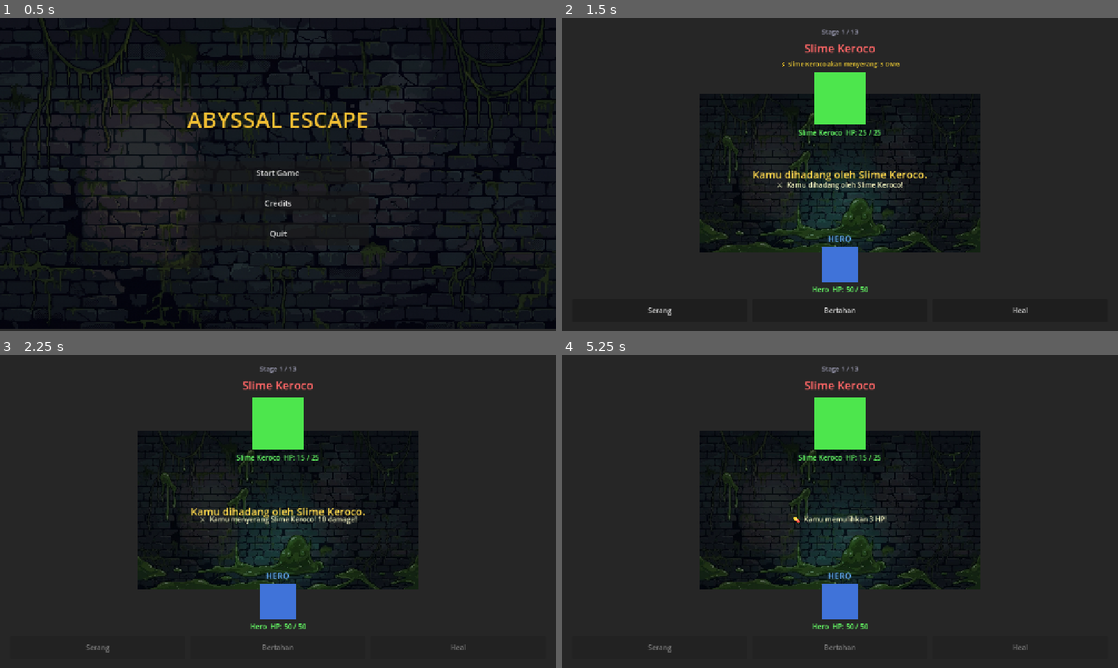
Above: before the commit, frames 1-4 (two rows, left to right).
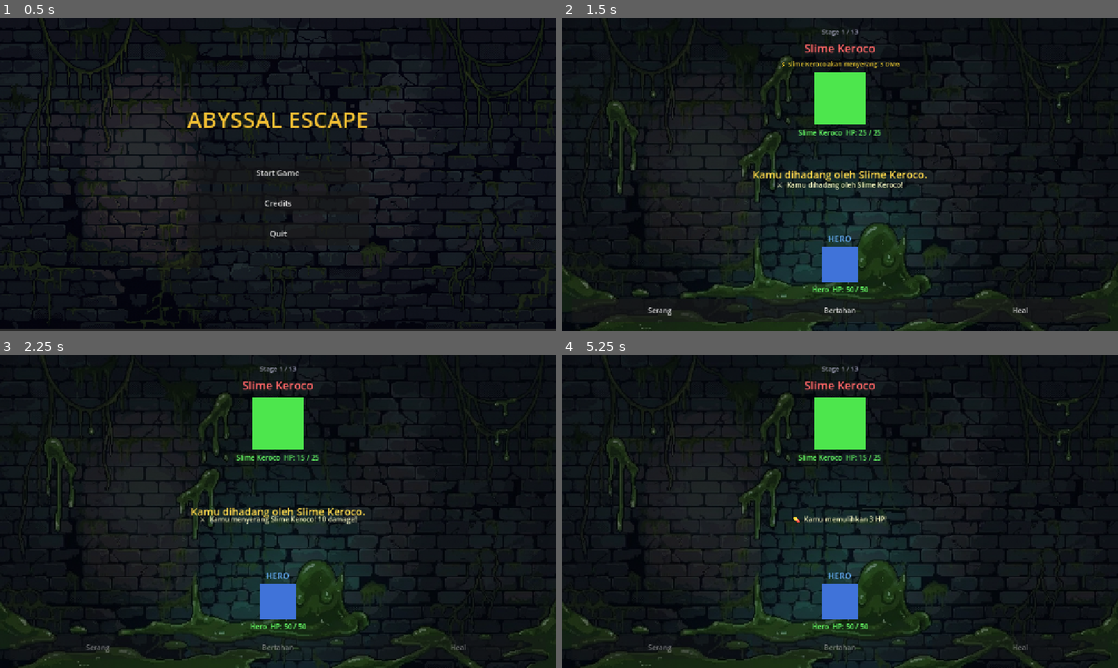
Above: after the commit, the same moments.

Repository: nauvalaslam/abyssal-escape
Game: Godot game, scene res://scenes/main_menu/main_menu.tscn
Two runs of this game, one before a commit and one after it. Both use one fixed random seed, a clock stepped at 60 frames per second and the inputs below.
Inputs:
- Up to frame 1 (0.5 s): no input
- Up to frame 2 (1.5 s): click "Start Game" at 0.5 s; click "Eksplorasi" at 1.25 s
- Up to frame 3 (2.25 s): click "Serang" at 2 s
- Up to frame 4 (5.25 s): tap Enter at 2.75 s; click "Bertahan" at 3.5 s; tap Space at 4.25 s; click "Heal" at 5 s

Frame 1 is identical in both runs. In frame 2, 32% of the frame differs, in the area x 0-100%, y 0-100%; in frame 3, 32%; in frame 4, 32%.

Commit message:
fix: convert audio to valid MP3 format and fix background scale stretching for Slime, Skeleton, Dragon

Diff:
--- a/scenes/gameplay/battle_arena.tscn
+++ b/scenes/gameplay/battle_arena.tscn
@@ -19,14 +19,8 @@
 anchor_bottom = 1.0
 grow_horizontal = 2
 grow_vertical = 2
-texture = ExtResource("2_4umnn")
 expand_mode = 1
-stretch_mode = 7
-
-[node name="MainMenu" type="Sprite2D" parent="Background" unique_id=1873116553]
-position = Vector2(640.00006, 356.5)
-scale = Vector2(0.46729654, 0.47721353)
-texture = ExtResource("2_4umnn")
+stretch_mode = 0
 
 [node name="Overlay" type="ColorRect" parent="." unique_id=1010852479]
 layout_mode = 1
--- a/scenes/gameplay/reward_screen.tscn
+++ b/scenes/gameplay/reward_screen.tscn
@@ -20,12 +20,7 @@
 grow_horizontal = 2
 grow_vertical = 2
 expand_mode = 1
-stretch_mode = 7
-
-[node name="MainMenu" type="Sprite2D" parent="Background" unique_id=1345851509]
-position = Vector2(640.00006, 356.5)
-scale = Vector2(0.46729654, 0.47721353)
-texture = ExtResource("2_j3htc")
+stretch_mode = 0
 
 [node name="Overlay" type="ColorRect" parent="." unique_id=1060867080]
 layout_mode = 1
--- a/scripts/globals/audio_manager.gd
+++ b/scripts/globals/audio_manager.gd
@@ -13,12 +13,12 @@
 extends Node
 
 const TRACKS: Dictionary = {
-	"main_menu":  "res://assets/audio/main_menu_ost.ogg",
-	"battle":     "res://assets/audio/battle_ost.ogg",
-	"boss":       "res://assets/audio/boss_ost.ogg",
-	"final_boss": "res://assets/audio/final_boss_ost.ogg",
-	"win":        "res://assets/audio/win_ost.ogg",
-	"lose":       "res://assets/audio/lose_ost.ogg",
+	"main_menu":  "res://assets/audio/main_menu_ost.mp3",
+	"battle":     "res://assets/audio/battle_ost.mp3",
+	"boss":       "res://assets/audio/boss_ost.mp3",
+	"final_boss": "res://assets/audio/final_boss_ost.mp3",
+	"win":        "res://assets/audio/win_ost.mp3",
+	"lose":       "res://assets/audio/lose_ost.mp3",
 }
 
 var current_track: String = ""
@@ -40,10 +40,24 @@
 		return
 
 	var path: String = TRACKS[track_name]
-	var stream: AudioStream = load(path)
+	var stream: AudioStream = null
+
+	# Metode 1: Muat byte MP3 langsung via FileAccess (tanpa perlu ketergantungan import editor)
+	if FileAccess.file_exists(path):
+		var file = FileAccess.open(path, FileAccess.READ)
+		if file:
+			var mp3_stream = AudioStreamMP3.new()
+			mp3_stream.data = file.get_buffer(file.get_length())
+			mp3_stream.loop = true
+			stream = mp3_stream
+
+	# Metode 2: Fallback standar jika metode 1 tidak aktif
+	if not stream and ResourceLoader.exists(path):
+		stream = load(path)
+		if stream and stream is AudioStreamMP3:
+			stream.loop = true
+
 	if stream:
-		if stream is AudioStreamOggVorbis:
-			stream.loop = true
 		bgm_player.stream = stream
 		bgm_player.play()
 		current_track = track_name
--- a/scripts/ui/battle_arena_ui.gd
+++ b/scripts/ui/battle_arena_ui.gd
@@ -100,10 +100,15 @@
 		var tex: Texture2D = load(STAGE_BG_MAP[idx])
 		if tex:
 			background_rect.texture = tex
-			# Update juga Sprite2D anak jika ada (kompatibilitas setting manual editor)
+			# Sesuaikan ukuran child Sprite2D jika masih ada di scene
 			for child in background_rect.get_children():
 				if child is Sprite2D:
 					child.texture = tex
+					var tw: float = float(tex.get_width())
+					var th: float = float(tex.get_height())
+					if tw > 0 and th > 0:
+						child.position = Vector2(640, 360)
+						child.scale = Vector2(1280.0 / tw, 720.0 / th)
 
 # [OST] Mainkan musik berdasarkan stage/musuh
 func _update_music() -> void:
--- a/scripts/ui/reward_screen_ui.gd
+++ b/scripts/ui/reward_screen_ui.gd
@@ -43,6 +43,11 @@
 			for child in background_rect.get_children():
 				if child is Sprite2D:
 					child.texture = tex
+					var tw: float = float(tex.get_width())
+					var th: float = float(tex.get_height())
+					if tw > 0 and th > 0:
+						child.position = Vector2(640, 360)
+						child.scale = Vector2(1280.0 / tw, 720.0 / th)
 	# [NEW FITUR 1] Tampilkan musuh berikutnya (stage + 1)
 	var next_stage: int = PlayerData.current_stage + 1
 	if next_stage < PlayerData.ENEMY_DATA.size():
Not shown, added: assets/audio/battle_ost.mp3.import
Not shown, added: assets/audio/boss_ost.mp3.import
Not shown, added: assets/audio/final_boss_ost.mp3.import
Not shown, added: assets/audio/lose_ost.mp3.import
Not shown, added: assets/audio/main_menu_ost.mp3.import
Not shown, added: assets/audio/win_ost.mp3.import
Not shown, added: assets/audio/battle_ost.mp3
Not shown, added: assets/audio/boss_ost.mp3
Not shown, added: assets/audio/final_boss_ost.mp3
Not shown, added: assets/audio/lose_ost.mp3
Not shown, added: assets/audio/main_menu_ost.mp3
Not shown, added: assets/audio/win_ost.mp3
